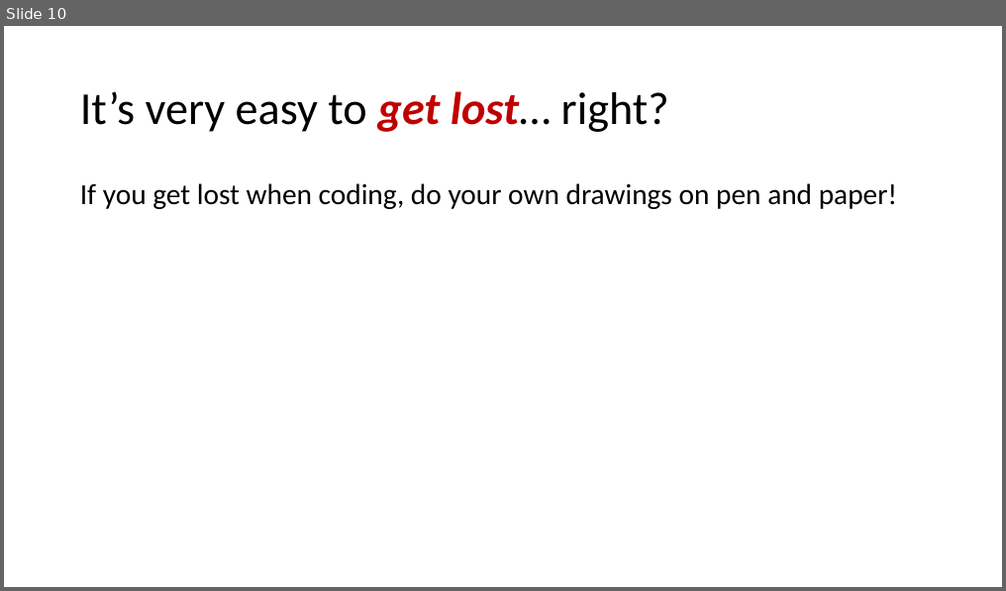
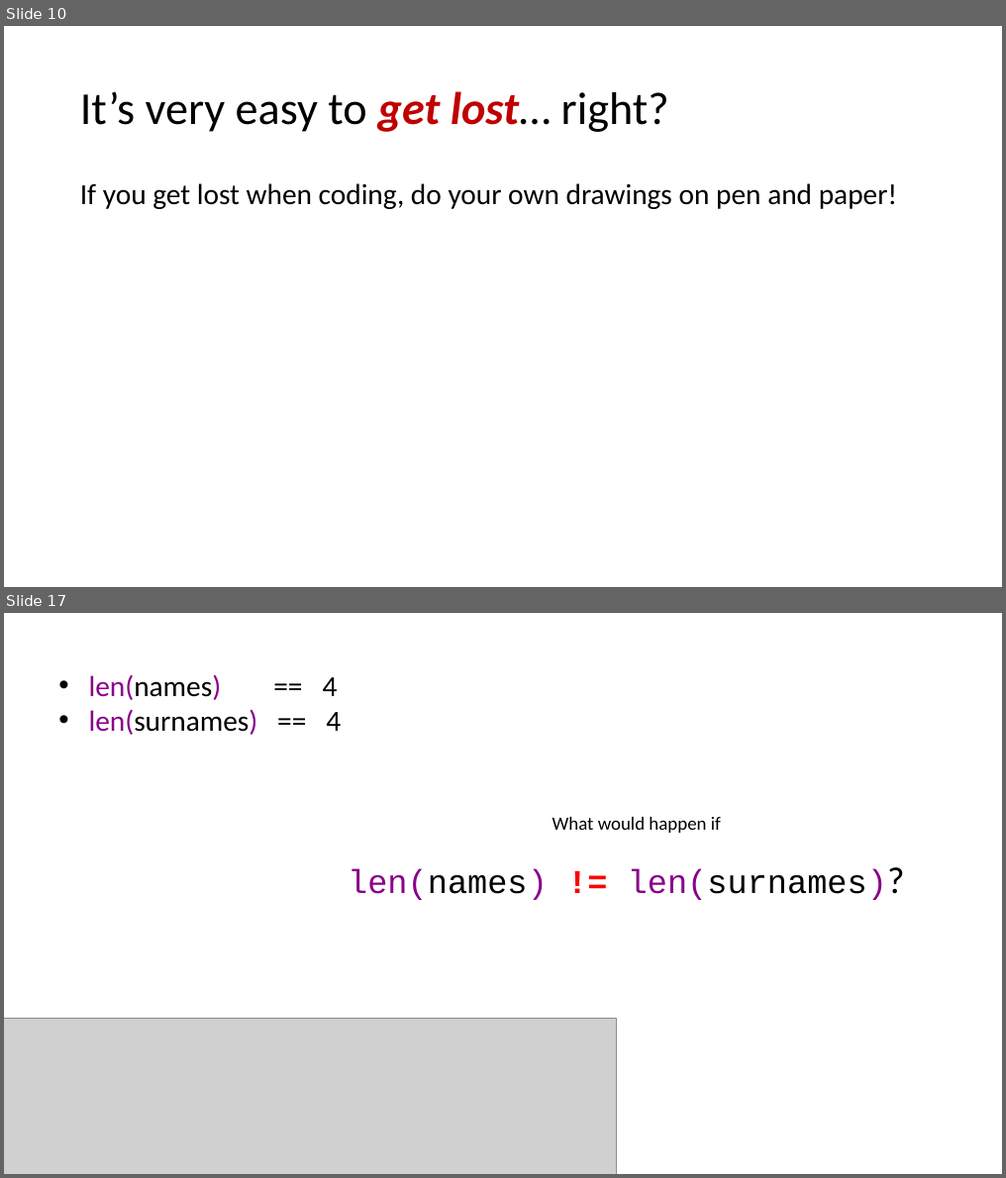
Before and after one commit to SUPERNOOB20/Python-Games-for-Kids, a slide deck: Python/CONTROL FLOW STRUCTURES (lessons #7 - )/PowerPoints & PDFs/Lesson +#7 - Making decisions (CFGs) v2.pptx. Shown one above the other, each under a label of ours: slide 10 before the commit, slides 10 and 17 after it; the slides between them are not shown. The pictures are 1006x591 and 1006x1178 pixels, drawn with LibreOffice and Linux fonts; fonts in the diff are those of the drawing; grey boxes stand for pictures. Boxes give left, top, right and bottom in pixels: in the first picture for what was removed or moved away, otherwise in the second. Text is boxed around its words. In the diff, an @@ line names an element or a change of style, - is before the commit and + after.

```diff
--- a/Python/CONTROL FLOW STRUCTURES (lessons #7 - )/PowerPoints & PDFs/Lesson +#7 - Making decisions (CFGs) v2.pptx
+++ b/Python/CONTROL FLOW STRUCTURES (lessons #7 - )/PowerPoints & PDFs/Lesson +#7 - Making decisions (CFGs) v2.pptx
@@ slide 17 added at (x1=4, y1=613, x2=1002, y2=1174), background #FFFFFF @@
@@ text added at (x1=89, y1=674, x2=341, y2=735), 28 pt, text #000000 @@
+• len(names) == 4
+• len(surnames) == 4
@@ text added at (x1=348, y1=817, x2=887, y2=900), 32 pt, text #000000 @@
+What would happen if
+len(names) != len(surnames)?
@@ picture added at (x1=4, y1=1019, x2=617, y2=1174) @@
```
Also in this commit, not shown: 3 slides changed, 1 other slide added, 4 other files.
